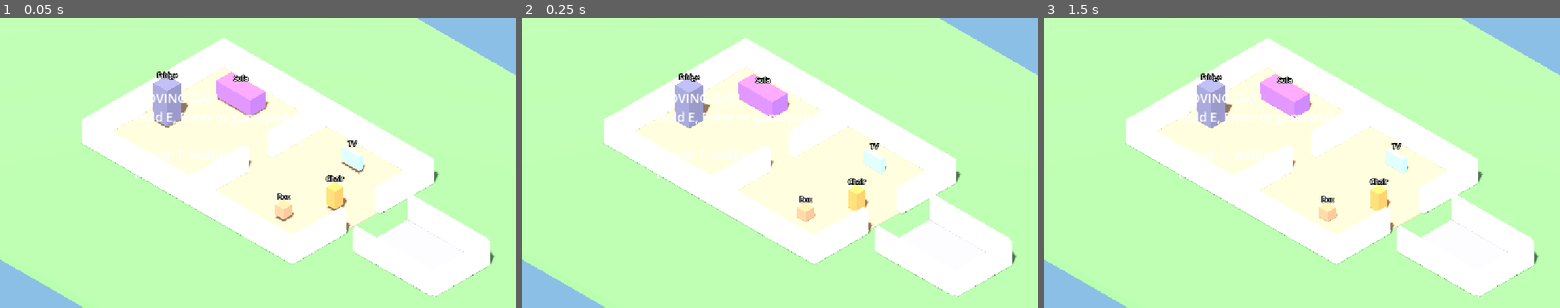
Above: before the commit, frames 1-3 (left to right).
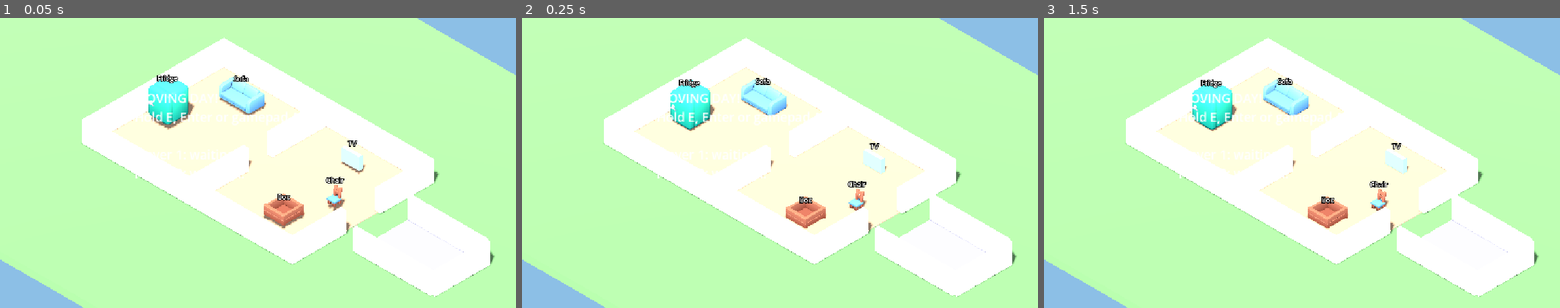
Above: after the commit, the same moments.

Repository: a-bagnall/MovingDay
Game: Godot game, scene res://scenes/levels/test_house.tscn
The game is run twice, just before and just after one commit, with the same random seed, the same clock (stepped at 60 frames per second) and the same inputs.
Inputs:
- Up to frame 1 (0.05 s): no input
- Up to frame 2 (0.25 s): no input
- Up to frame 3 (1.5 s): tap Enter at 0.5 s; hold D 0.53-1.28 s; tap R at 0.6 s; tap Space at 1.25 s; hold S from 1.28 s (still down); tap E at 1.35 s

The runs differ from the first frame. In frame 1, 3.1% of the frame differs, in the area x 28-68%, y 18-73%; in frame 2, 3.0%; in frame 3, 3.0%.

Commit message:
feat: added furniture + building assets

Diff:
--- a/scripts/furniture/furniture.gd
+++ b/scripts/furniture/furniture.gd
@@ -8,8 +8,9 @@
 signal damaged(amount: float, total: float)
 
 @export var data: FurnitureData
-## Optional model. Its footprint should match data.size (collision uses data.size).
+## Optional model. Collision, grips and hold height are sized from its mesh bounds.
 @export var model_scene: PackedScene
+@export var model_scale: float = 1.0
 
 const GRIP_REACH := 0.5       ## Distance from the furniture end to where a player stands.
 const MAX_CARRY_ACCEL := 45.0
@@ -20,6 +21,7 @@
 var in_truck: bool = false
 
 var _grips := PackedVector3Array()
+var _size: Vector3
 var _holders: Dictionary = {}   # grip index (int) -> Player
 var _damage_cooldown := 0.0
 var _flash := 0.0
@@ -45,8 +47,9 @@
 	pm.bounce = 0.05
 	physics_material_override = pm
 
+	_size = data.size
+	_build_visual()
 	_build_collision()
-	_build_visual()
 	_build_grips()
 
 
@@ -54,7 +57,7 @@
 
 func _build_collision() -> void:
 	var shape := BoxShape3D.new()
-	shape.size = data.size
+	shape.size = _size
 	var col := CollisionShape3D.new()
 	col.shape = shape
 	add_child(col)
@@ -62,11 +65,16 @@
 
 func _build_visual() -> void:
 	if model_scene:
-		add_child(model_scene.instantiate())
+		var model := model_scene.instantiate() as Node3D
+		model.scale = Vector3.ONE * model_scale
+		add_child(model)
+		var bounds := _model_bounds(model)
+		model.position = -bounds.get_center()
+		_size = bounds.size
 	else:
 		var mesh := MeshInstance3D.new()
 		var box := BoxMesh.new()
-		box.size = data.size
+		box.size = _size
 		mesh.mesh = box
 		_material = StandardMaterial3D.new()
 		_base_color = _color_for_handling()
@@ -80,8 +88,20 @@
 	label.no_depth_test = true
 	label.pixel_size = 0.01
 	label.font_size = 28
-	label.position.y = data.size.y * 0.5 + 0.4
+	label.position.y = _size.y * 0.5 + 0.4
 	add_child(label)
+
+
+func _model_bounds(model: Node3D) -> AABB:
+	var inverse := global_transform.affine_inverse()
+	var bounds := AABB()
+	var first := true
+	for mi: MeshInstance3D in model.find_children("*", "MeshInstance3D", true, false):
+		var b := inverse * mi.global_transform * mi.get_aabb()
+		bounds = b if first else bounds.merge(b)
+		first = false
+	assert(not first, "Furniture model has no meshes")
+	return bounds
 
 
 func _color_for_handling() -> Color:
@@ -97,8 +117,8 @@
 	if data.grip_points.size() >= 2:
 		_grips = data.grip_points
 		return
-	var half := data.size * 0.5
-	if data.size.x >= data.size.z:
+	var half := _size * 0.5
+	if _size.x >= _size.z:
 		var x := half.x + GRIP_REACH
 		_grips = PackedVector3Array([Vector3(-x, 0, 0), Vector3(x, 0, 0)])
 	else:
@@ -208,7 +228,7 @@
 	var to_center := global_position - player.global_position
 	to_center.y = 0.0
 	var dir := to_center.normalized() if to_center.length() > 0.01 else player.get_facing()
-	var hold_height := maxf(data.size.y * 0.5 + 0.15, 0.7)
+	var hold_height := maxf(_size.y * 0.5 + 0.15, 0.7)
 	var target := player.global_position + dir * GRIP_REACH
 	target.y = player.global_position.y + lerpf(0.1, hold_height, lift)
 	return target
--- a/scripts/furniture/furniture_data.gd
+++ b/scripts/furniture/furniture_data.gd
@@ -7,7 +7,8 @@
 
 @export var display_name: String = "Box"
 @export var mass: float = 10.0
-## Collision box size in metres (also drives the placeholder mesh).
+## Collision box size in metres. Only used for the placeholder mesh; furniture
+## with a model takes its size from the model bounds.
 @export var size: Vector3 = Vector3(0.6, 0.5, 0.6)
 ## 0 = indestructible, 1 = extremely fragile.
 @export_range(0.0, 1.0) var fragility: float = 0.3
--- a/scripts/levels/test_house.gd
+++ b/scripts/levels/test_house.gd
@@ -11,8 +11,15 @@
 
 ## Optional: map to your imported models, e.g. {1: "res://assets/characters/models/raccoon.glb"}
 const PLAYER_MODELS := {}
-## Optional: furniture key -> model path, e.g. {"sofa": "res://assets/furniture/residential/sofa.glb"}
-const FURNITURE_MODELS := {}
+## Furniture key -> model path.
+const FURNITURE_MODELS := {
+	"sofa": "res://assets/furniture/residential/couch.gltf",
+	"fridge": "res://assets/furniture/restaurant/fridge_B.gltf",
+	"box": "res://assets/furniture/restaurant/crate.gltf",
+	"chair": "res://assets/furniture/residential/chair_A.gltf",
+}
+## KayKit models are oversized relative to the 1.3m player capsule.
+const FURNITURE_MODEL_SCALE := 0.6
 
 
 func _ready() -> void:
@@ -166,6 +173,7 @@
 	f.data = d
 	if FURNITURE_MODELS.has(key):
 		f.model_scene = load(FURNITURE_MODELS[key])
+		f.model_scale = FURNITURE_MODEL_SCALE
 	f.position = pos
 	add_child(f)
 	return f
Not shown, added: assets/environment/buildings/Textures/colormap.png.import
Not shown, added: assets/environment/buildings/Textures/variation-a.png.import
Not shown, added: assets/environment/buildings/Textures/variation-b.png.import
Not shown, added: assets/environment/buildings/building-block.fbx.import
Not shown, added: assets/environment/buildings/building-corner-bottom.fbx.import
Not shown, added: assets/environment/buildings/building-corner-top.fbx.import
Not shown, added: assets/environment/buildings/building-corner-window-middle.fbx.import
Not shown, added: assets/environment/buildings/building-corner-window-narrow.fbx.import
Not shown, added: assets/environment/buildings/building-corner-window-sill.fbx.import
Not shown, added: assets/environment/buildings/building-corner-window-top-round.fbx.import
Not shown, added: assets/environment/buildings/building-corner-window-top-square.fbx.import
Not shown, added: assets/environment/buildings/building-corner-window.fbx.import
(and 299 more such lines)
